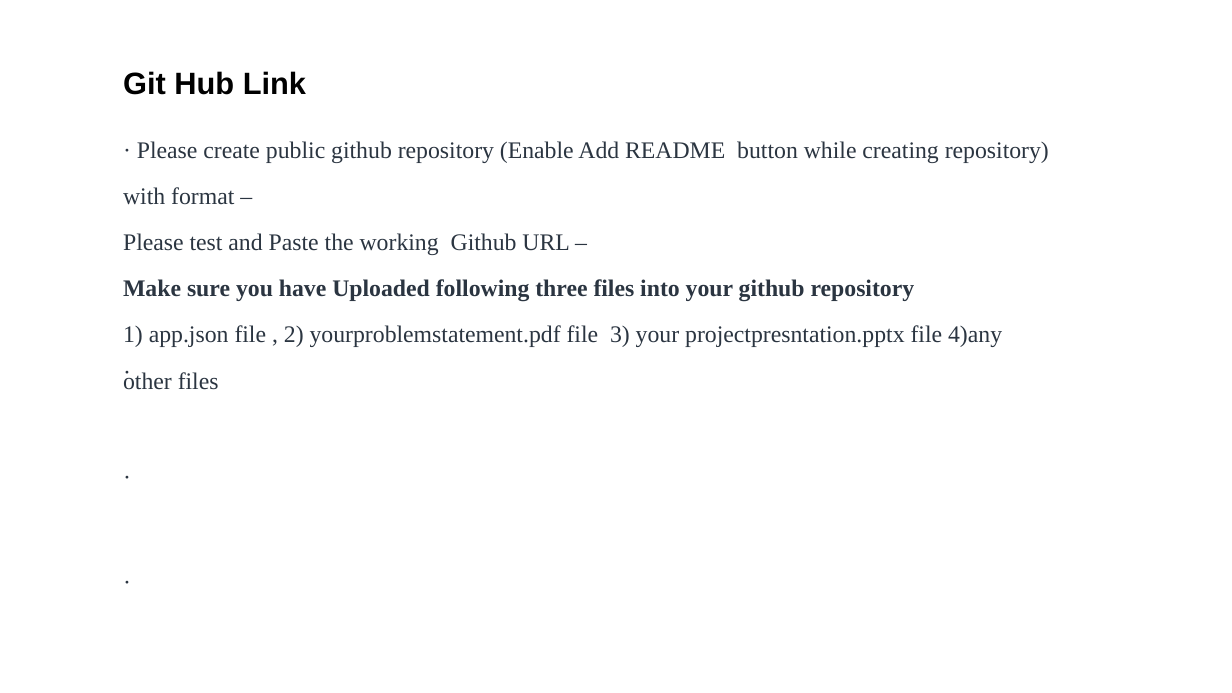
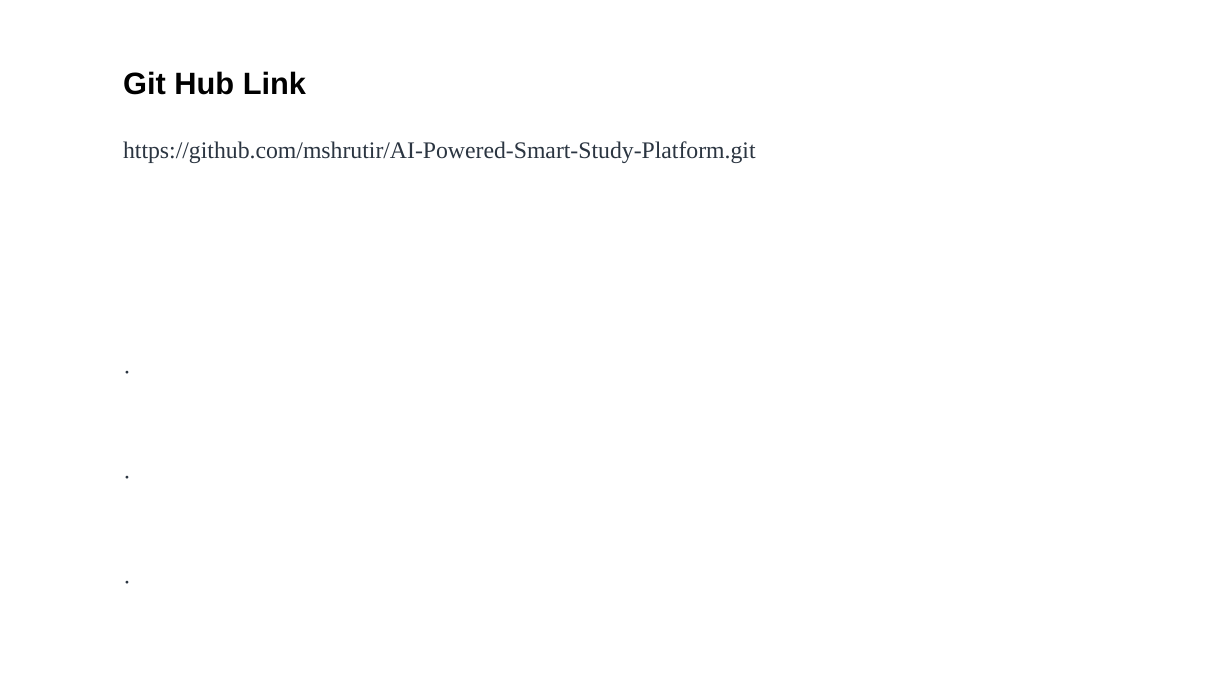
Before and after one commit to mshrutir/AI-Powered-Smart-Study-Platform, a slide deck: slide 8 of Shruti Gour Project Submission Template for EduentFoundation_IBMUniversityEngagement.pptx. Drawn at 1232x693 pixels with LibreOffice and Linux fonts; fonts in the diff are those of the drawing. Boxes give left, top, right and bottom in pixels: in the first picture for what was removed or moved away, otherwise in the second. Text is boxed around its words. In the diff, an @@ line names an element or a change of style, - is before the commit and + after.

```diff
--- a/Shruti Gour Project Submission Template for EduentFoundation_IBMUniversityEngagement.pptx
+++ b/Shruti Gour Project Submission Template for EduentFoundation_IBMUniversityEngagement.pptx
@@ text at box(123, 141, 756, 163): text changed @@
-· Please create public github repository (Enable Add README button while creating repository) with format –
-Please test and Paste the working Github URL –
-Make sure you have Uploaded following three files into your github repository
-1) app.json file , 2) yourproblemstatement.pdf file 3) your projectpresntation.pptx file 4)any other files
+https://github.com/mshrutir/AI-Powered-Smart-Study-Platform.git
```
